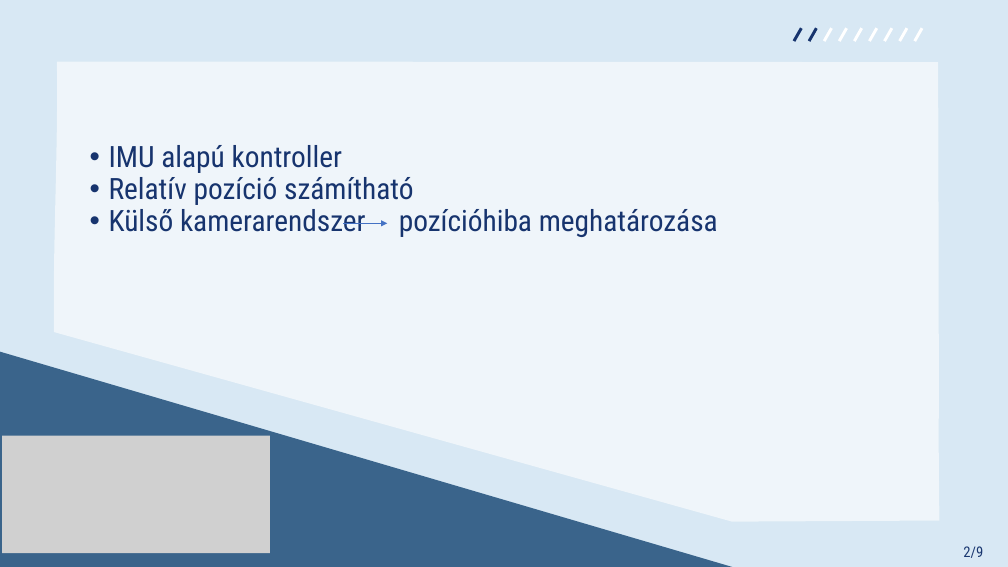
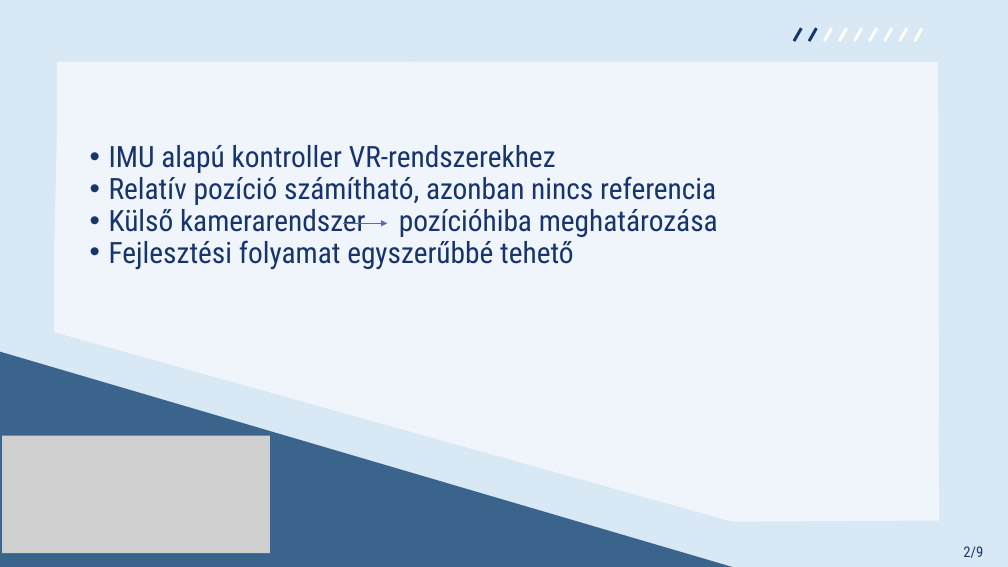
Before and after one commit to rpatrik96/3d-tracking, a slide deck: slide 2 of docs/3d_tracking_presentation.pptx. Drawn at 1008x567 pixels with LibreOffice and Linux fonts; fonts in the diff are those of the drawing; grey boxes stand for pictures. Boxes give left, top, right and bottom in pixels: in the first picture for what was removed or moved away, otherwise in the second. Text is boxed around its words. In the diff, an @@ line names an element or a change of style, - is before the commit and + after.

```diff
--- a/docs/3d_tracking_presentation.pptx
+++ b/docs/3d_tracking_presentation.pptx
@@ text in free at [109,145,716,205]: text changed @@
-• IMU alapú kontroller
-• Relatív pozíció számítható
+• IMU alapú kontroller VR-rendszerekhez
+• Relatív pozíció számítható, azonban nincs referencia
@@ text in free at [109,235,574,270]: paragraph added @@
+• Fejlesztési folyamat egyszerűbbé tehető
```
Also in this commit, not shown: 5 other files.
